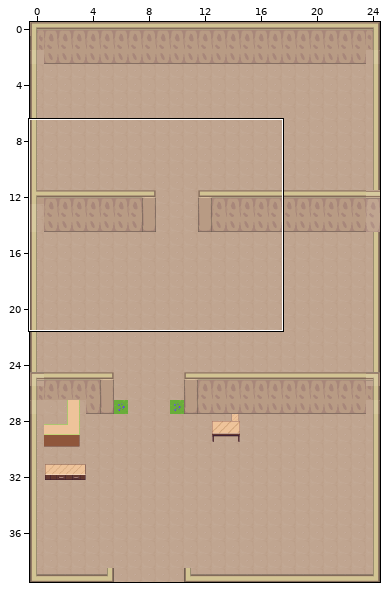
An edit to a level. Tiled map (JSON), assets/tilemaps/UgcStore.json. The picture above shows the old version from afar; the outline marks the close-up.
Close-up. First the earlier version:
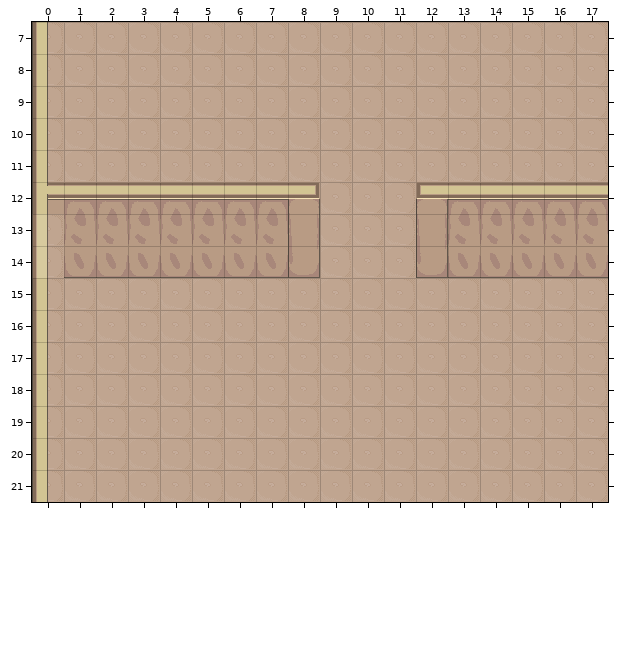
Cells are 32x32 px. Shown: x 0..17, y 7..21. The commit also changed other parts of the map, which this record leaves out. Tiles whose own drawing changed are shown in their newer look in all pictures.
Now the later version:
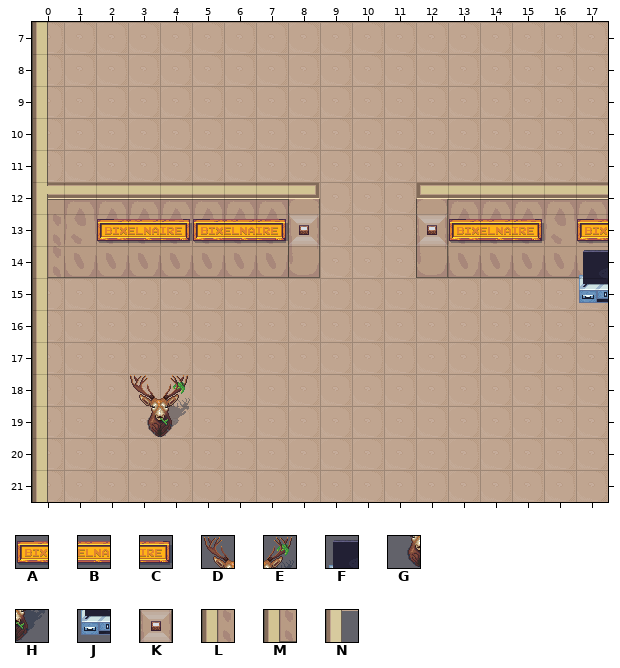
Key: from "UGCs": A 1089, B 1090, C 1091, D 1092, E 1093, F 1122, G 1125, H 1126, J 1155, K 1159; from "blode": L 251, M 253, N 284.
_ is an empty cell.
Tiles of an added or newly shown layer are drawn over the layers below it.
See-through tiles are keyed as they look on the map.
Changes in this commit:
Layer "World":
y 13: x 0 N -> L
y 14: x 0 N -> M
Layer "World2" (added):
y 13: x 8 _ -> K; x 12 _ -> K
y 14: x 17 _ -> F
y 15: x 17 _ -> J
y 18: x 3..4 __ -> DE
y 19: x 3..4 __ -> GH
Layer "Above Player":
y 13: x 2..7 ______ -> ABCABC; x 13..15 ___ -> ABC; x 17 _ -> A
